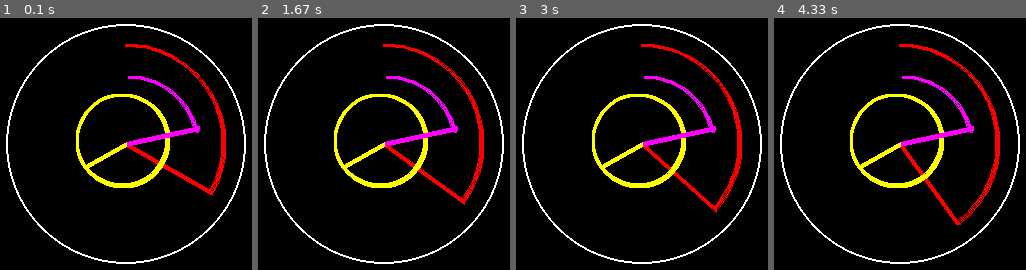
Above: before the commit, frames 1-4 (left to right).
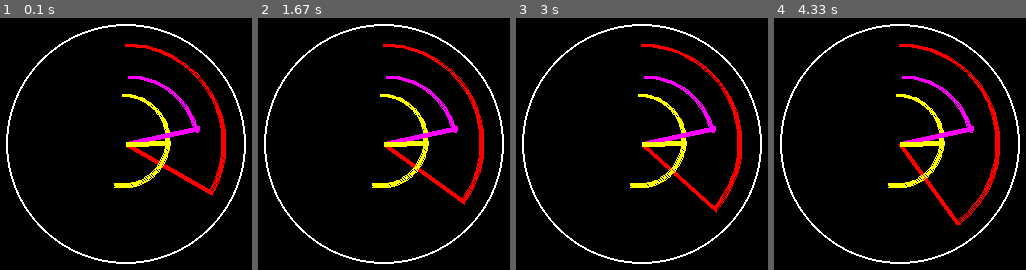
Above: after the commit, the same moments.

Repository: yashagrawal300/Pygames-codes
Game: pygame game, started from Analog_Clock.py
The game is run twice, just before and just after one commit, with the same random seed, the same clock (stepped at 60 frames per second) and the same inputs.
Inputs:
- Up to frame 1 (0.1 s): no input
- Up to frame 2 (1.67 s): no input
- Up to frame 3 (3 s): no input
- Up to frame 4 (4.33 s): no input

The runs differ from the first frame. In frame 1, 1.6% of the frame differs, in the area x 30-68%, y 30-68%; in frame 2, 1.6%; in frame 3, 1.6%; in frame 4, 1.6%.

Commit message:
Update Analog_Clock.py

Diff:
--- a/Analog_Clock.py
+++ b/Analog_Clock.py
@@ -20,12 +20,12 @@
     sec_y = int(250 + r_sec * math.sin((pi / 180) * (sec-90)))
     min_x = int(250 + r_min * (math.cos((pi / 180) * (min-90))))
     min_y = int(250 + r_min * (math.sin((pi / 180) * (min-90))))
-    hour_x = int(250 + r_hour * (math.cos((pi / 180) * (hour - 90))))
-    hour_y = int(250 + r_hour * (math.sin((pi / 180) * (hour - 90))))
+    hour_x = int(250 + r_hour * (math.cos((pi / 180) * (hour+120))))
+    hour_y = int(250 + r_hour * (math.sin((pi / 180) * (hour+120))))
     pygame.draw.line(display, (255, 0, 0), (250, 250), (sec_x, sec_y), 5)
     pygame.draw.arc(display, (255, 0, 0), [150, 150, 200, 200], -(pi / 180) * (sec - 90), pi / 2, 3)
-    pygame.draw.arc(display, (255, 0, 255), [182, 182, 142,142], -(pi / 180) * (min - 90), pi / 2, 3)
-    pygame.draw.arc(display, (255, 255, 0), [200, 200, 94, 94], -(pi / 180) * (hour - 90), pi / 2, 3)
+    pygame.draw.arc(display, (255, 0, 255), [182, 182, 142, 142], -(pi / 180) * (min - 90), pi / 2, 3)
+    pygame.draw.arc(display, (255, 255, 0), [200, 200, 94, 94], -(pi / 180) * ((hour/6) - 120), pi / 2, 3)
     pygame.draw.line(display, (255, 0, 255), (250, 250), (min_x, min_y), 5)
     pygame.draw.line(display, (255, 255, 0), (250, 250), (hour_x, hour_y), 5)
     pygame.display.update()
